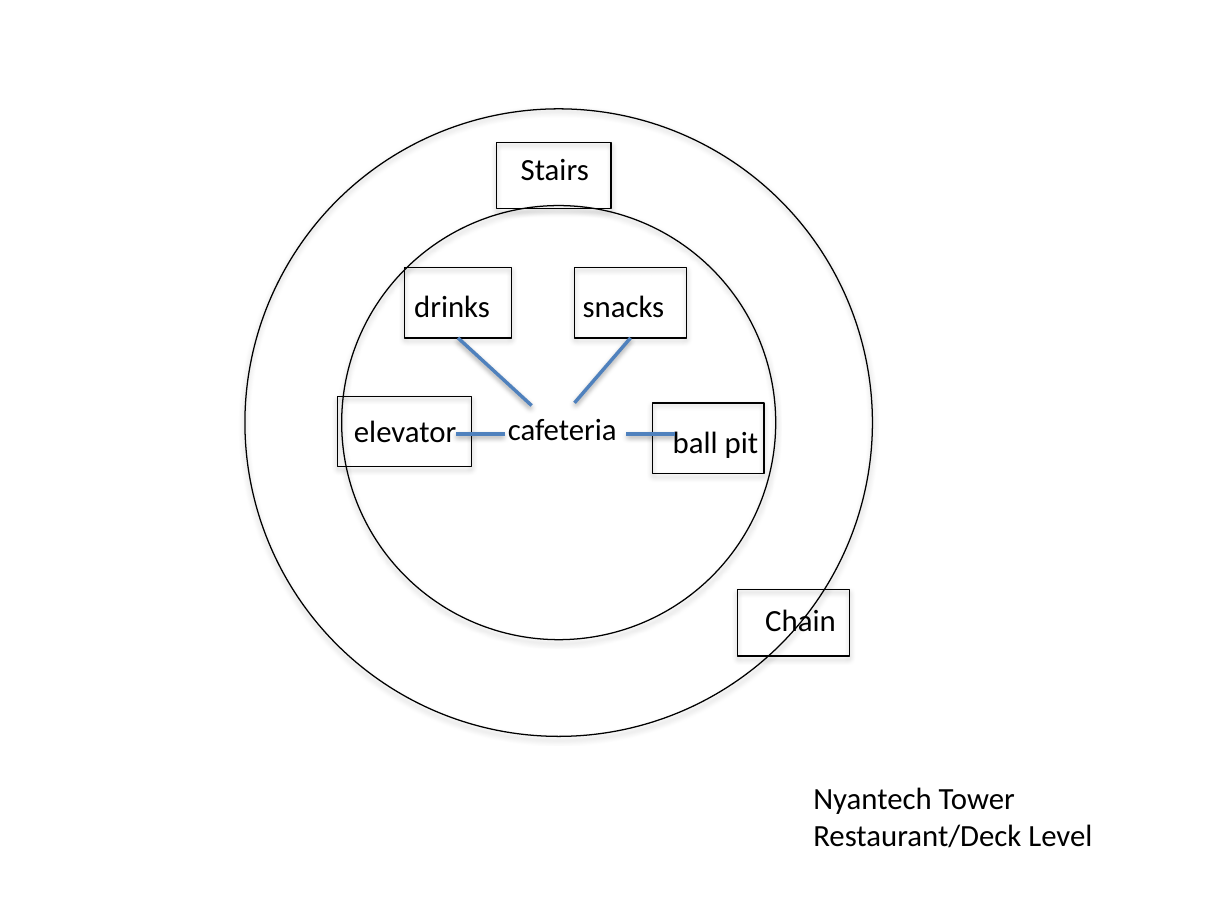
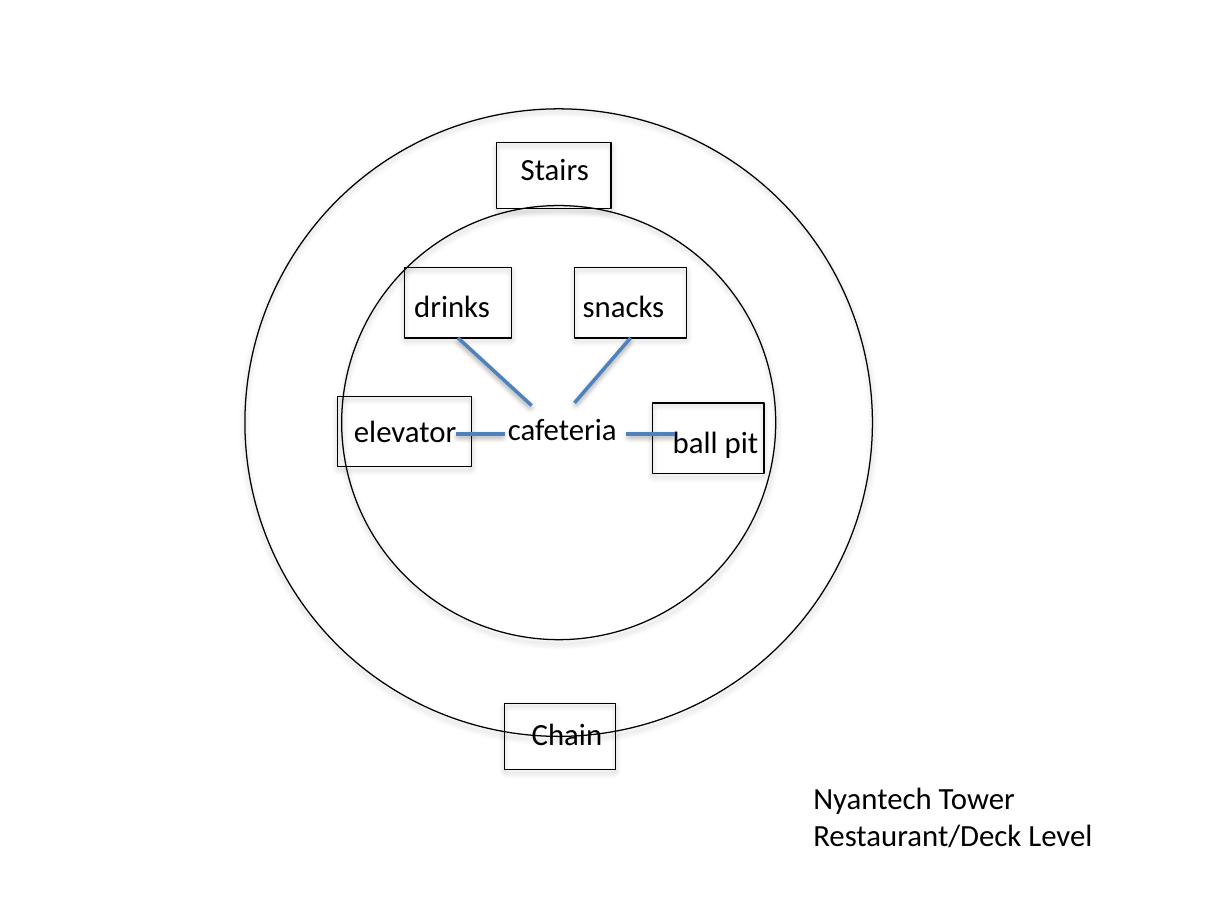
Before and after one commit to sussman/pogoman-go, a slide deck: slide 3 of diagrams.pptx. Drawn at 1232x924 pixels with LibreOffice and Linux fonts; fonts in the diff are those of the drawing. Boxes give left, top, right and bottom in pixels: in the first picture for what was removed or moved away, otherwise in the second. Text is boxed around its words. In the diff, an @@ line names an element or a change of style, - is before the commit and + after.

```diff
--- a/diagrams.pptx
+++ b/diagrams.pptx
@@ rectangle: place and size @@
-rectangle at box(738, 590, 850, 657)
+rectangle at box(504, 703, 616, 770)
@@ text "Chain" rewrapped from box(765, 605, 836, 639) to box(532, 723, 603, 746) @@
```
Also in this commit, not shown: 1 other slide changed, 2 other files.
